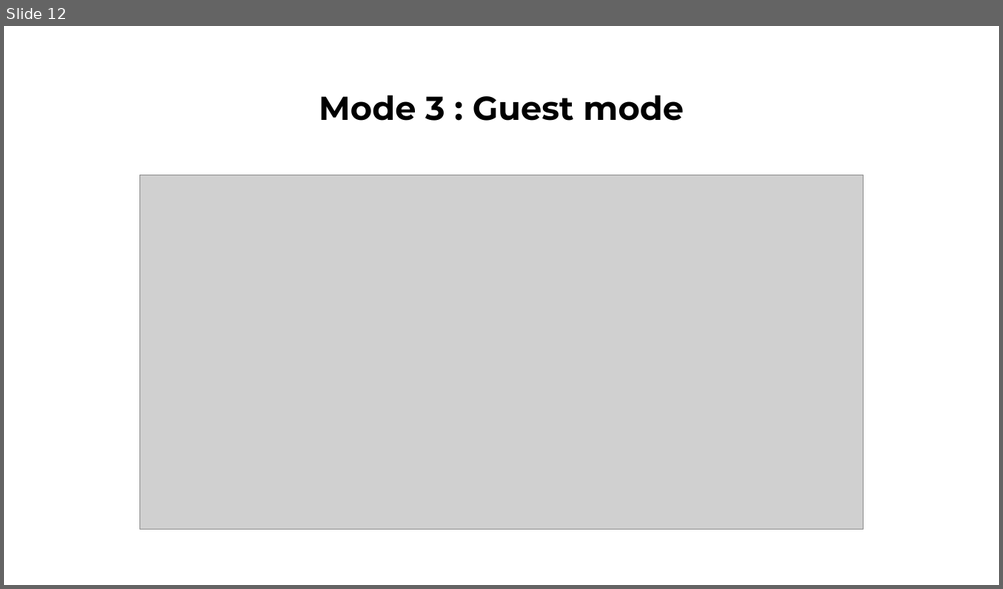
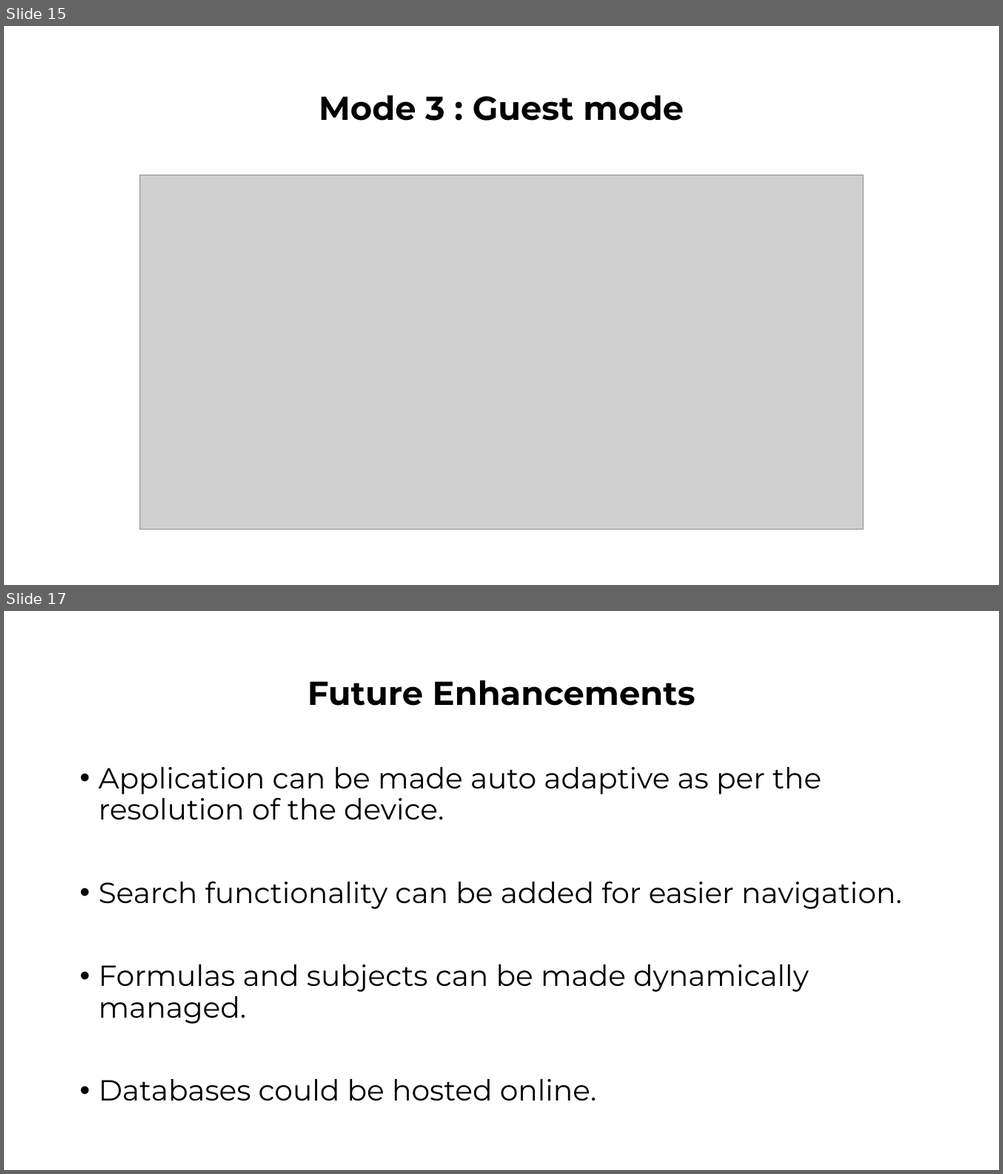
Before and after one commit to AtuLxCE/formula-encyclopaedia, a slide deck: Documentation/Formula Encylopedia 2.0 .pptx. Shown one above the other, each under a label of ours: slide 12 before the commit, slides 15 and 17 after it; the slides between them are not shown. The pictures are 1003x589 and 1003x1174 pixels, drawn with LibreOffice and Linux fonts; fonts in the diff are those of the drawing; grey boxes stand for pictures. Boxes give left, top, right and bottom in pixels: in the first picture for what was removed or moved away, otherwise in the second. Text is boxed around its words. In the diff, an @@ line names an element or a change of style, - is before the commit and + after.

```diff
--- a/Documentation/Formula Encylopedia 2.0 .pptx
+++ b/Documentation/Formula Encylopedia 2.0 .pptx
@@ slide 17 added at box(4, 611, 999, 1170), background #FFFFFF @@
@@ title added at box(307, 680, 695, 706), 32 pt, text #000000, bold @@
+Future Enhancements
@@ text added at box(99, 767, 902, 1102), 28 pt, text #000000 @@
+• Application can be made auto adaptive as per the resolution of the device.
+• Search functionality can be added for easier navigation.
+• Formulas and subjects can be made dynamically managed.
+• Databases could be hosted online.
@@ what was slide 12 is now slide 15 @@
```
Also in this commit, not shown: 8 slides changed, 5 other slides added.
